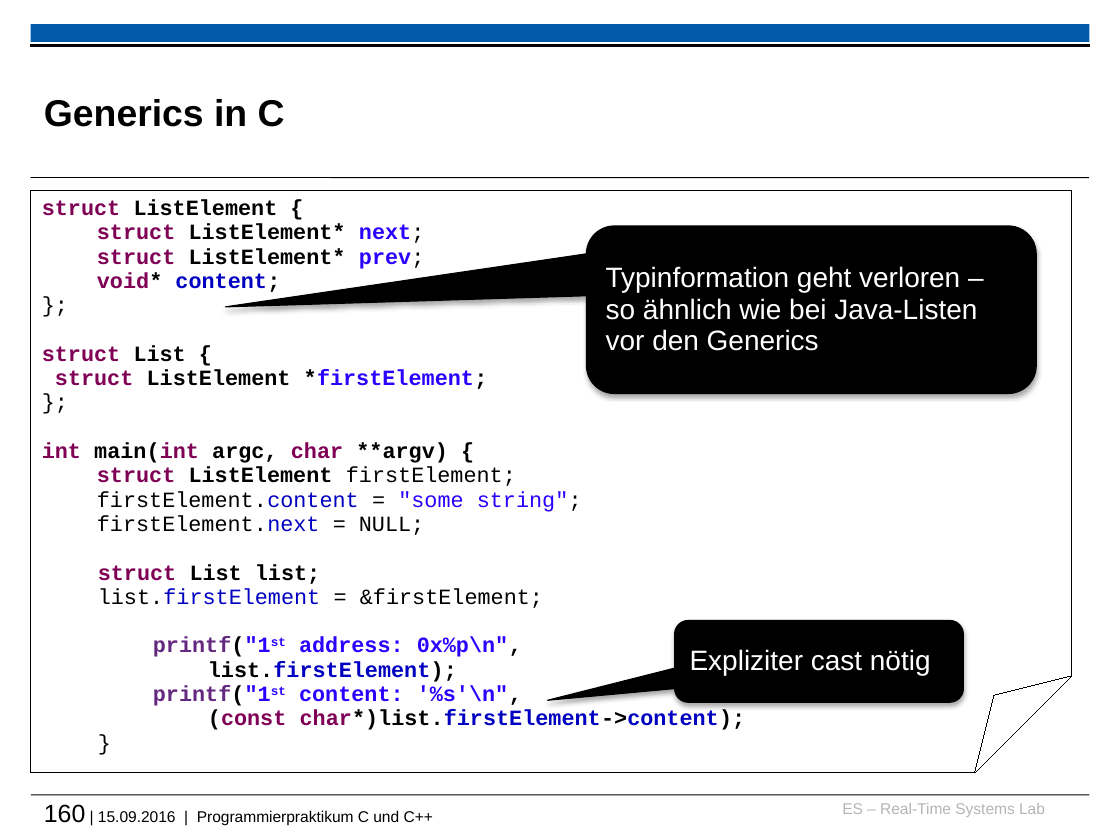
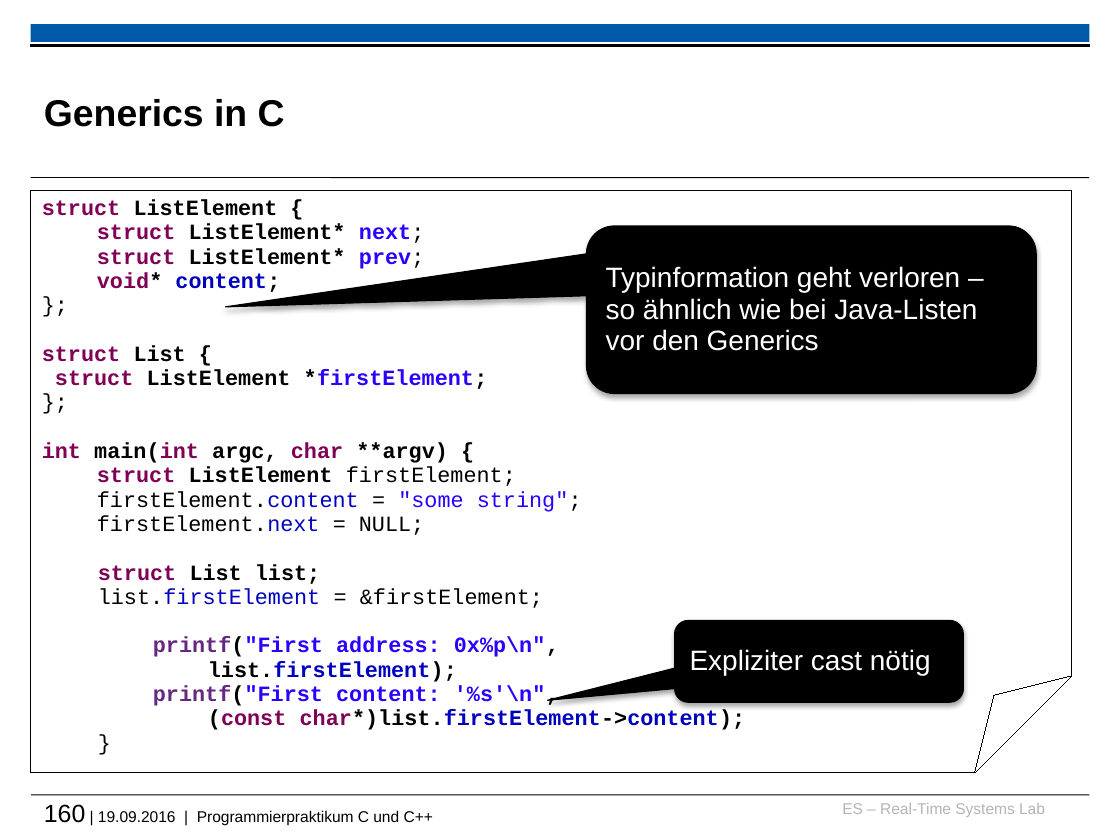
Before and after one commit to h82k/tud-cppp, a slide deck: slide 160 of cppp_lecture.pptx. Drawn at 1120x840 pixels with LibreOffice and Linux fonts; fonts in the diff are those of the drawing; background and template pictures are left out. Boxes give left, top, right and bottom in pixels: in the first picture for what was removed or moved away, otherwise in the second. Text is boxed around its words. In the diff, an @@ line names an element or a change of style, - is before the commit and + after.

```diff
--- a/cppp_lecture.pptx
+++ b/cppp_lecture.pptx
@@ text in folded corner at (x1=153, y1=637, x2=559, y2=657): text changed @@
-printf("1st address: 0x%p\n",
+printf("First address: 0x%p\n",
@@ text in folded corner at (x1=153, y1=685, x2=559, y2=706): text changed @@
-printf("1st content: '%s'\n",
+printf("First content: '%s'\n",
@@ text at (x1=44, y1=804, x2=433, y2=825): text changed @@
-160 | 15.09.2016 | Programmierpraktikum C und C++
+160 | 19.09.2016 | Programmierpraktikum C und C++
```
Also in this commit, not shown: 11 other slides changed, 3 other files.
